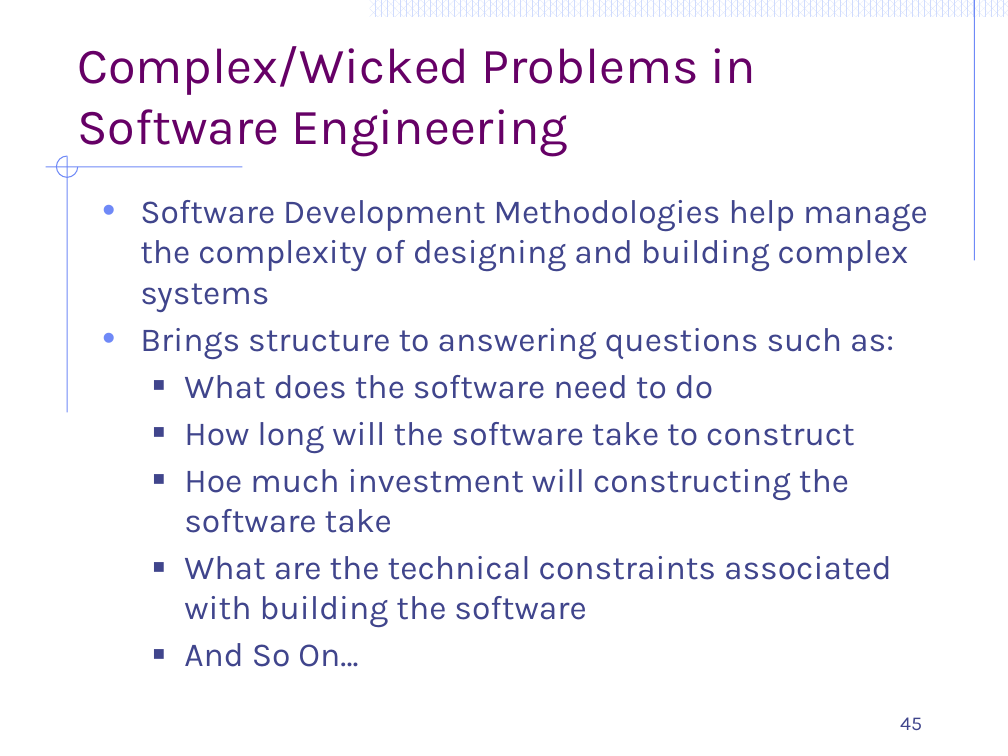
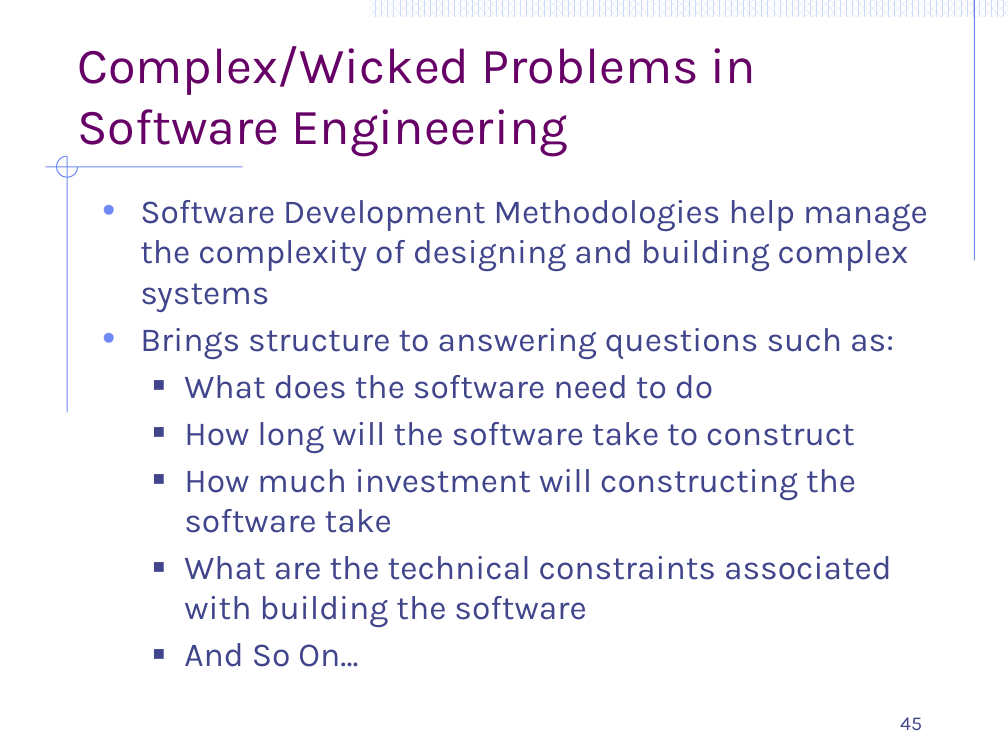
Before and after one commit to ArchitectingSoftware/CS575-SoftwareDesign, a slide deck: slide 45 of Lectures/M2-IntroToDesignAndArchitecture.pptx. Drawn at 1008x756 pixels with LibreOffice and Linux fonts; fonts in the diff are those of the drawing. Boxes give left, top, right and bottom in pixels: in the first picture for what was removed or moved away, otherwise in the second. Text is boxed around its words. In the diff, an @@ line names an element or a change of style, - is before the commit and + after.

```diff
--- a/Lectures/M2-IntroToDesignAndArchitecture.pptx
+++ b/Lectures/M2-IntroToDesignAndArchitecture.pptx
@@ text at (184,469,856,533): text changed @@
-  ■ Hoe much investment will constructing the software take
+  ■ How much investment will constructing the software take
```
Also in this commit, not shown: 6 other files.
